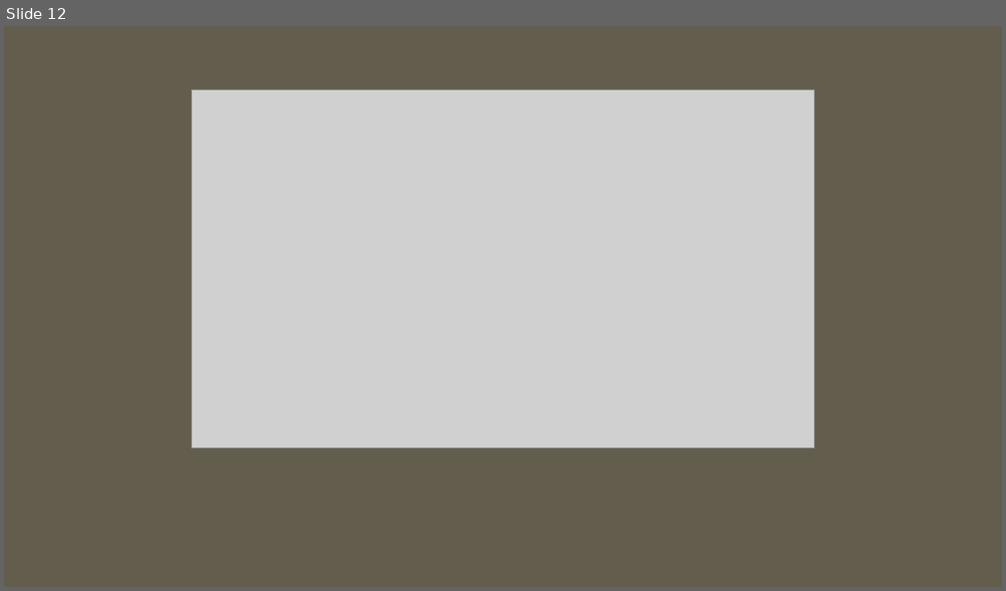
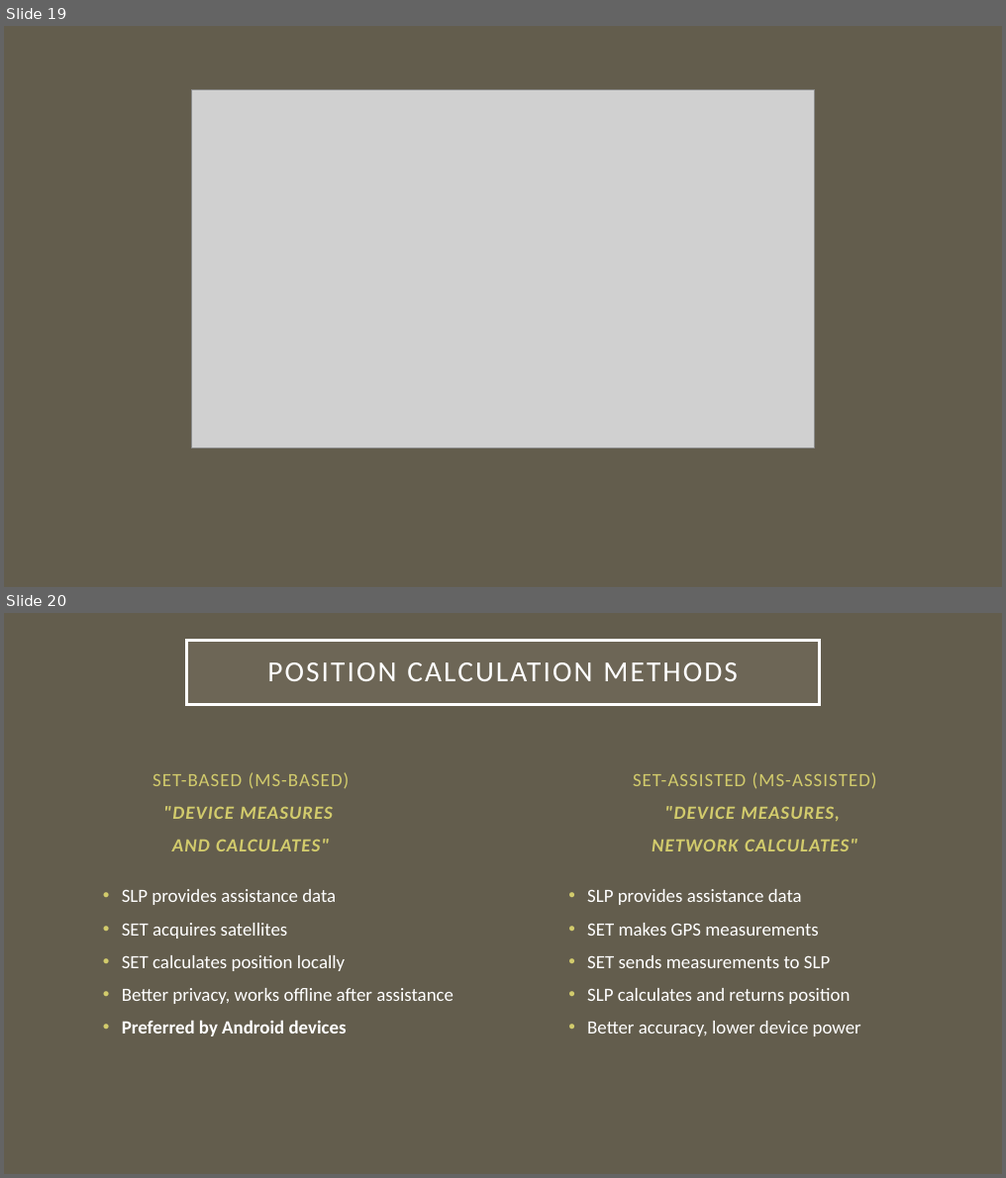
Before and after one commit to arkawick/AndroidPositioningArchitecture, a slide deck: PPT/Android Positioning Architecture Presentation.pptx. Shown one above the other, each under a label of ours: slide 12 before the commit, slides 19 and 20 after it. The pictures are 1006x591 and 1006x1178 pixels, drawn with LibreOffice and Linux fonts; fonts in the diff are those of the drawing; grey boxes stand for pictures. Boxes give left, top, right and bottom in pixels: in the first picture for what was removed or moved away, otherwise in the second. Text is boxed around its words. In the diff, an @@ line names an element or a change of style, - is before the commit and + after.

```diff
--- a/PPT/Android Positioning Architecture Presentation.pptx
+++ b/PPT/Android Positioning Architecture Presentation.pptx
@@ slide 20 added at bbox=[4, 613, 1002, 1174], background #635D4D @@
@@ title added at bbox=[187, 641, 819, 705], fill #A7A08E at 15% opacity, outline #FFFFFF 2.5 pt, 28 pt, text #FFFFFF @@
+POSITION CALCULATION METHODS
@@ text added at bbox=[152, 772, 350, 852], 18 pt, text #D2CB6C, bold, italic @@
+SET-BASED (MS-BASED)
+"DEVICE MEASURES
+AND CALCULATES"
@@ text added at bbox=[633, 772, 877, 852], 18 pt, text #D2CB6C, bold, italic @@
+SET-ASSISTED (MS-ASSISTED)
+"DEVICE MEASURES,
+NETWORK CALCULATES"
@@ text added at bbox=[122, 889, 453, 1037], 18 pt, text #FFFFFF @@
+• SLP provides assistance data
+• SET acquires satellites
+• SET calculates position locally
+• Better privacy, works offline after assistance
+• Preferred by Android devices
@@ text added at bbox=[587, 889, 861, 1037], 18 pt, text #FFFFFF @@
+• SLP provides assistance data
+• SET makes GPS measurements
+• SET sends measurements to SLP
+• SLP calculates and returns position
+• Better accuracy, lower device power
@@ what was slide 12 is now slide 19 @@
```
Also in this commit, not shown: 3 slides changed, 12 other slides added, 3 slides removed.
